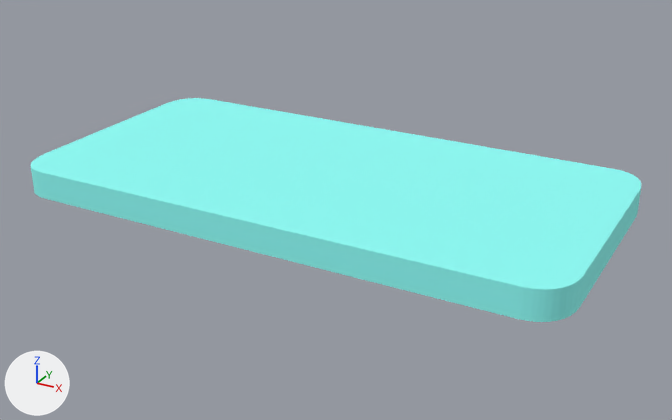
Renders of the OBJ model project/data/field.obj from each side of a commit.
The view is the same before and after, from a 50 mm camera at (7.5, -13.35, 6.45) aimed at (0.21, -0.1, -0.18). The axes (+X, +Y, +Z) are drawn at lower left. The lights are the same throughout. Where no turn or scale is listed for an object, it has been applied to the vertices.

In view in the first picture: 'Curve_Mesh'.
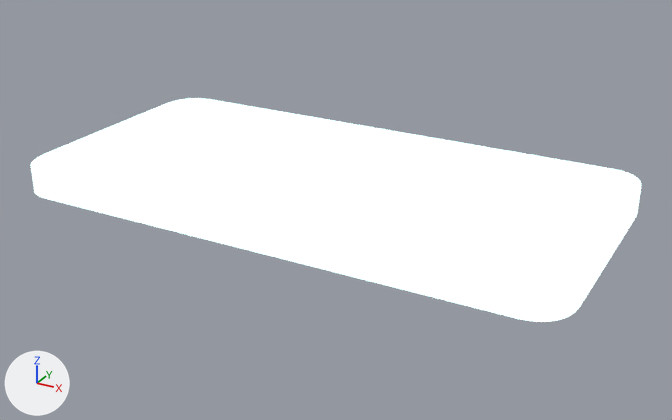
Edits to the scene script, one JSON object a line:
```json
{"block": "mat_field", "where": "n0 = _N.new('ShaderNodeBsdfPrincipled'); n0.name = 'Principled BSDF'"}
{"op": "add", "block": "mat_field", "code": "n0.inputs[28].default_value = 1.0  # 'Emission Strength'"}
```

Changed parts and their boxes [x1, y1, x2, y2] in the pictures (672 x 420 px):
```json
{"object": "Curve_Mesh", "change": "surface changed", "before": [31, 98, 641, 322], "after": [31, 98, 641, 322], "on screen": "cyan to white"}
```
